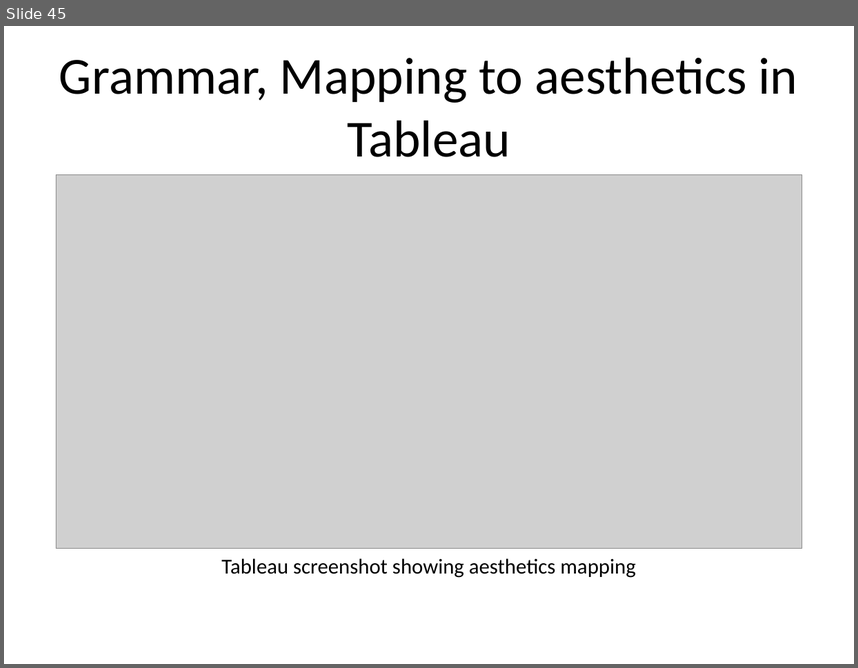
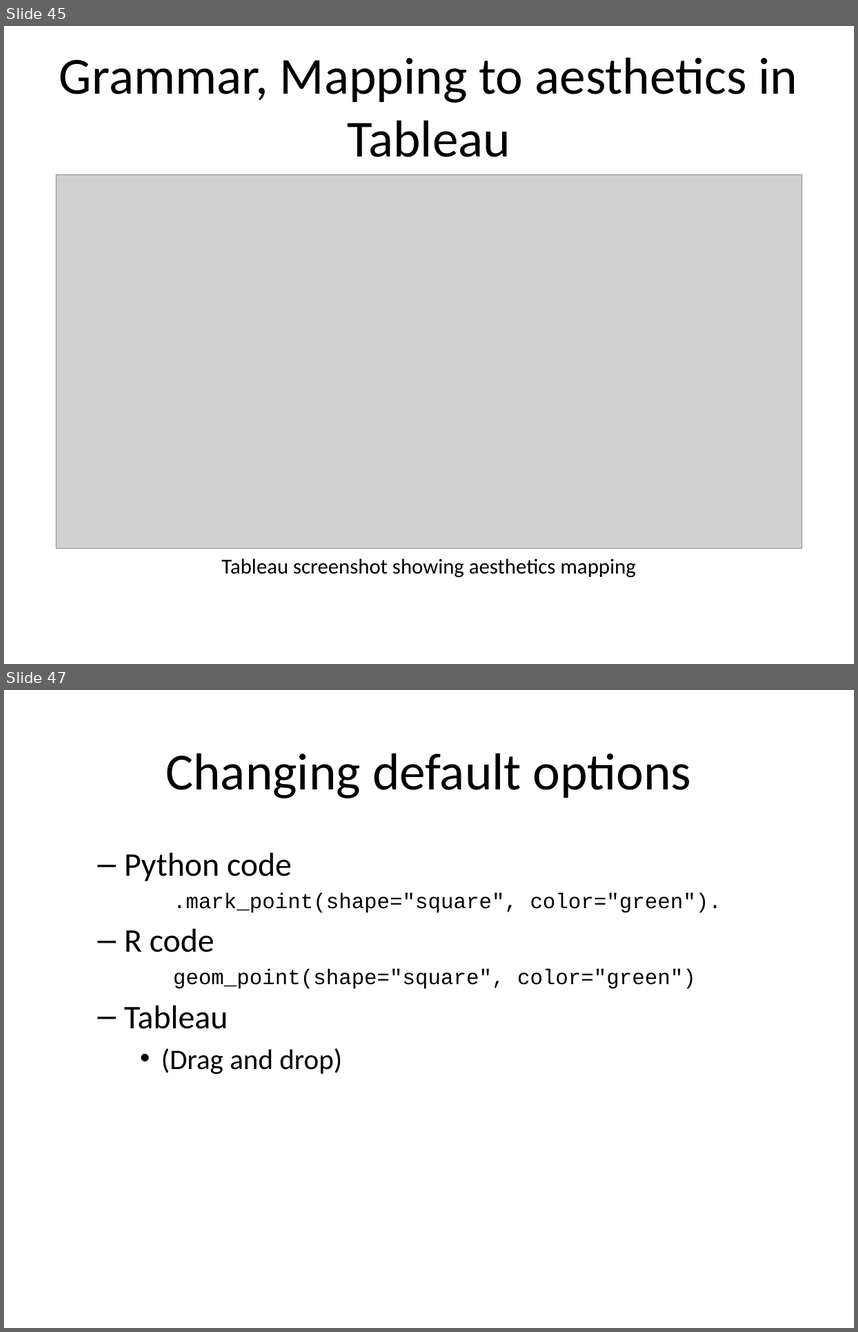
Before and after one commit to pmean/data-visualization, a slide deck: data-viz-01/src/complete-lecture.pptx. Shown one above the other, each under a label of ours: slide 45 before the commit, slides 45 and 47 after it; the slides between them are not shown. The pictures are 858x668 and 858x1332 pixels, drawn with LibreOffice and Linux fonts; fonts in the diff are those of the drawing; grey boxes stand for pictures. Boxes give left, top, right and bottom in pixels: in the first picture for what was removed or moved away, otherwise in the second. Text is boxed around its words. In the diff, an @@ line names an element or a change of style, - is before the commit and + after.

```diff
--- a/data-viz-01/src/complete-lecture.pptx
+++ b/data-viz-01/src/complete-lecture.pptx
@@ slide 47 added at box(4, 690, 854, 1328), background #FFFFFF @@
@@ title added at box(165, 753, 691, 798), 44 pt, text #000000 @@
+Changing default options
@@ text added at box(124, 852, 722, 1074), 18 pt, text #000000 @@
+  – Python code
+.mark_point(shape="square", color="green").
+  – R code
+geom_point(shape="square", color="green")
+  – Tableau
+    • (Drag and drop)
```
Also in this commit, not shown: 36 other slides added, 22 other files.
